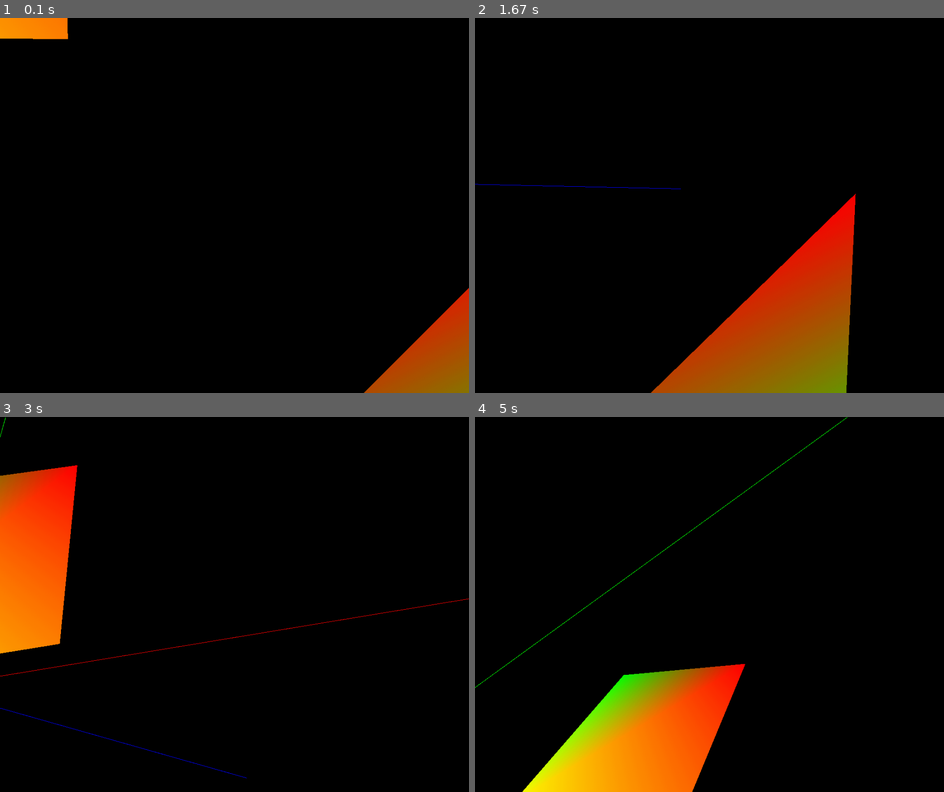
Above: before the commit, frames 1-4 (two rows, left to right).
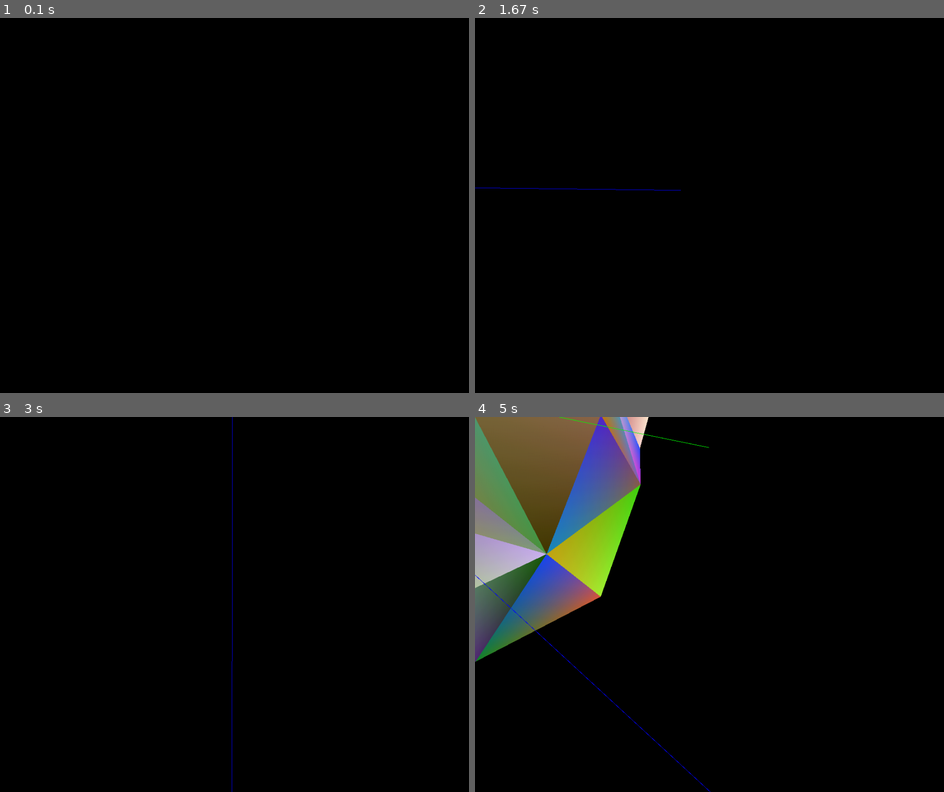
Above: after the commit, the same moments.

Repository: lanhyde/PyOpenGLTutorial
Game: pygame game, started from Engine2/ProjectionSample.py
Two runs of this game, one before a commit and one after it. Both use one fixed random seed, a clock stepped at 60 frames per second and the inputs below.
Inputs (mouse positions are in pixels of both pictures, inside the frame that each line leads up to):
- Up to frame 1 (0.1 s): no input
- Up to frame 2 (1.67 s): hold Right 0.33-0.8 s; move the mouse to (690, 220) at 0.37 s; hold Up 0.83-1.13 s; move the mouse to (859, 194) at 0.87 s; hold Right 1.17-1.63 s; move the mouse to (596, 209) at 1.2 s
- Up to frame 3 (3 s): hold Left 1.67-2.2 s; move the mouse to (89, 548) at 1.7 s; hold Down 2.23-2.53 s; move the mouse to (304, 473) at 2.27 s; hold Left 2.57-2.97 s; move the mouse to (290, 638) at 2.6 s
- Up to frame 4 (5 s): hold Up 3-3.37 s; move the mouse to (718, 477) at 3.03 s; hold Right 3.4-4.03 s; move the mouse to (540, 593) at 3.43 s; hold Down 4.07-4.43 s; move the mouse to (714, 645) at 4.1 s; hold Left 4.47-4.93 s; move the mouse to (695, 540) at 4.5 s; hold Right from 4.97 s (still down)

The runs differ from the first frame. In frame 1, 4.0% of the frame differs, in the area x 0-100%, y 0-100%; in frame 2, 11%; in frame 3, 7.6%; in frame 4, 28%, in the area x 0-80%, y 0-100%.

Commit message:
add trs transformation, projection matrix

Diff:
--- a/Engine2/ProjectionSample.py
+++ b/Engine2/ProjectionSample.py
@@ -5,6 +5,8 @@
 import numpy as np
 from glapp.Utils import *
 from glapp.Axes import *
+from glapp.Cube import *
+from glapp.LoadMesh import *
 
 vertex_shader = r'''
 #version 330 core
@@ -43,13 +45,16 @@
         self.square = None
         self.triangle = None
         self.axes = None
-
+        self.cube = None
+        self.monkey = None
     def initialize(self):
         self.program_id = create_program(vertex_shader, fragment_shader)
         self.square = Square(self.program_id, pygame.Vector3(-1, 1, 0))
         self.triangle = Triangle(self.program_id, pygame.Vector3(0.5, -0.5, 0))
         self.camera = Camera(self.program_id, self.screenSize.x, self.screenSize.y)
         self.axes = Axes(self.program_id, pygame.Vector3(0, 0, 0))
+        self.cube = Cube(self.program_id, pygame.Vector3(0, 0, 0))
+        self.monkey = LoadMesh("models/suzanne.obj", self.program_id, location=pygame.Vector3(0, 1, 0), scale=pygame.Vector3(3, 3, 3), rotation=Rotation(45, pygame.Vector3(1, 0, 1)))
         glEnable(GL_DEPTH_TEST)
 
     def camera_init(self):
@@ -60,7 +65,9 @@
         glUseProgram(self.program_id)
         self.camera.update()
         self.axes.draw()
-        self.square.draw()
-        self.triangle.draw()
+        # self.square.draw()
+        # self.triangle.draw()
+        # self.cube.draw()
+        self.monkey.draw()
 
 ProjectionSample().mainloop()
--- a/Engine2/glapp/Camera.py
+++ b/Engine2/glapp/Camera.py
@@ -54,5 +54,10 @@
         lookat.load()
 
     def rotate(self, yaw, pitch):
-        self.transformation = rotate(self.transformation, yaw, "y")
-        self.transformation = rotate(self.transformation, pitch, "x")
+        forward = pygame.Vector3(self.transformation[0, 2], self.transformation[1, 2], self.transformation[2, 2])
+        up = pygame.Vector3(0, 1, 0)
+        angle = forward.angle_to(up)
+
+        self.transformation = rotate(self.transformation, yaw, "y", False)
+        if angle < 170.0 and pitch > 0 or angle > 30.0 and pitch < 0:
+            self.transformation = rotate(self.transformation, pitch, "x")
--- /dev/null
+++ b/Engine2/glapp/Cube.py
@@ -0,0 +1,37 @@
+from .Mesh import *
+import numpy as np
+from .Utils import *
+from OpenGL.GL import *
+import pygame
+class Cube(Mesh):
+    def __init__(self, program_id, location):
+        coordinates = [(0.5, -0.5, 0.5),
+                    (-0.5, -0.5, 0.5),
+                    (0.5, 0.5, 0.5),
+                    (-0.5, 0.5, 0.5),
+                    (0.5, 0.5, -0.5),
+                    (-0.5, 0.5, -0.5),
+                    (0.5, -0.5, -0.5),
+                    (-0.5, -0.5, -0.5),
+                    (0.5, 0.5, 0.5),
+                    (-0.5, 0.5, 0.5),
+                    (0.5, 0.5, -0.5),
+                    (-0.5, 0.5, -0.5),
+                    (0.5, -0.5, -0.5),
+                    (0.5, -0.5, 0.5),
+                    (-0.5, -0.5, 0.5),
+                    (-0.5, -0.5, -0.5),
+                    (-0.5, -0.5, 0.5),
+                    (-0.5, 0.5, 0.5),
+                    (-0.5, 0.5, -0.5),
+                    (-0.5, -0.5, -0.5),
+                    (0.5, -0.5, -0.5),
+                    (0.5, 0.5, -0.5),
+                    (0.5, 0.5, 0.5),
+                    (0.5, -0.5, 0.5)
+                    ]
+        triangles = [0, 2, 3, 0, 3, 1, 8, 4, 5, 8, 5, 9, 10, 6, 7, 10, 7, 11, 12,
+                     13, 14, 12, 14, 15, 16, 17, 18, 16, 18, 19, 20, 21, 22, 20, 22, 23]
+        colors = np.random.uniform(low=0.0, high=1.0, size=(24, 3))
+        vertices = format_vertices(coordinates, triangles)
+        super().__init__(program_id, vertices, colors, GL_TRIANGLES, location)
--- /dev/null
+++ b/Engine2/glapp/LoadMesh.py
@@ -0,0 +1,36 @@
+import random
+from .Mesh import *
+import pygame
+
+from .Utils import format_vertices
+
+
+class LoadMesh(Mesh):
+    def __init__(self, filename, program_id, draw_type=GL_TRIANGLES, location=pygame.Vector3(0, 0, 0),
+                 rotation=Rotation(0, pygame.Vector3(0, 1, 0)),
+                 scale=pygame.Vector3(1, 1, 1)):
+        coordinates, triangles = self.load_drawing(filename)
+        vertices = format_vertices(coordinates, triangles)
+        colors = []
+        for i in range(len(vertices)):
+            colors.append(random.random())
+            colors.append(random.random())
+            colors.append(random.random())
+        super().__init__(program_id, vertices, colors, draw_type, location, rotation, scale)
+
+    def load_drawing(self, filename):
+        vertices = []
+        triangles = []
+        with open(filename) as fp:
+            line = fp.readline()
+            while line:
+                if line[:2] == 'v ':
+                    vx, vy, vz = [float(value) for value in line[2:].split()]
+                    vertices.append((vx, vy, vz))
+                if line[:2] == "f ":
+                    t1, t2, t3 = [value for value in line[2:].split()]
+                    triangles.append([int(value) for value in t1.split('/')][0] - 1)
+                    triangles.append([int(value) for value in t2.split('/')][0] - 1)
+                    triangles.append([int(value) for value in t3.split('/')][0] - 1)
+                line = fp.readline()
+        return vertices, triangles
--- a/Engine2/glapp/Mesh.py
+++ b/Engine2/glapp/Mesh.py
@@ -4,8 +4,11 @@
 from .Uniform import *
 import numpy as np
 from .Transformations import *
+
 class Mesh:
-    def __init__(self, program_id, vertices, vertex_colors, draw_type, translation=pygame.Vector3(0, 0, 0)):
+    def __init__(self, program_id, vertices, vertex_colors, draw_type, translation=pygame.Vector3(0, 0, 0),
+                 rotation=Rotation(0, pygame.Vector3(0, 1, 0)),
+                 scale=pygame.Vector3(1, 1, 1)):
         self.vertices = vertices
         self.draw_type = draw_type
         self.vao_ref = glGenVertexArrays(1)
@@ -15,6 +18,8 @@
         colors = GraphicsData("vec3", vertex_colors)
         colors.create_variable(program_id, "vertex_color")
         self.transformation_mat = identity_mat()
+        self.transformation_mat = scale3(self.transformation_mat, scale.x, scale.y, scale.z)
+        self.transformation_mat = rotateAround(self.transformation_mat, rotation.angle, rotation.axis)
         self.transformation_mat = translate(self.transformation_mat, translation.x, translation.y, translation.z)
         self.transformation = Uniform("mat4", self.transformation_mat)
         self.transformation.find_variable(program_id, "model_mat")
--- a/Engine2/glapp/Square.py
+++ b/Engine2/glapp/Square.py
@@ -1,5 +1,5 @@
 from .Mesh import *
-
+from OpenGL.GL import *
 class Square(Mesh):
     def __init__(self, program_id, location):
         vertices = [[0.5, 0.5, -1.0], [0.5, -0.5, -1.0], [-0.5, -0.5, -1.0], [-0.5, 0.5, -1.0]]
--- a/Engine2/glapp/Transformations.py
+++ b/Engine2/glapp/Transformations.py
@@ -1,5 +1,10 @@
 import numpy as np
 from math import *
+
+class Rotation:
+    def __init__(self, angle, axis):
+        self.angle = angle
+        self.axis = axis
 
 def identity_mat():
     return np.array([[1, 0, 0, 0], [0, 1, 0, 0], [0, 0, 1, 0], [0, 0, 0, 1]], np.float32)
@@ -28,6 +33,21 @@
     s = sin(radians(angle))
     return np.array([[c, -s, 0, 0], [s, c, 0, 0], [0, 0, 1, 0], [0, 0, 0, 1]], np.float32)
 
+def rotate_axis(angle, axis):
+    axis = axis.normalize()
+    c = cos(radians(angle))
+    s = sin(radians(angle))
+    ux = axis.x
+    uy = axis.y
+    uz = axis.z
+    ux2 = ux * ux
+    uy2 = uy * uy
+    uz2 = uz * uz
+    return np.array([[c + ux2 * (1 - c), ux * uy * (1 - c) - uz * s, ux * uz * (1 - c) + uy * s, 0],
+                     [uy * ux * (1 - c) + uz * s, c + uy2 * (1 - c), uy * uz * (1 - c) - ux * s, 0],
+                     [ux * uz * (1 - c) - uy * s, uz * uy * (1 - c) + ux * s, c + ux2 * (1 - c), 0],
+                     [0, 0, 0, 1]], np.float32)
+
 def translate(matrix, x, y, z):
     trans = translate_mat(x, y, z)
     return matrix @ trans
@@ -40,7 +60,7 @@
     sc = scale_mat3(x, y, z)
     return matrix @ sc
 
-def rotate(matrix, angle, axis):
+def rotate(matrix, angle, axis, local = True):
     rot = identity_mat()
     if axis.lower() == "x":
         rot = rotate_x_mat(angle)
@@ -48,4 +68,14 @@
         rot = rotate_y_mat(angle)
     elif axis.lower() == "z":
         rot = rotate_z_mat(angle)
-    return matrix @ rot
+    if local:
+        return matrix @ rot
+    else:
+        return rot @ matrix
+
+def rotateAround(matrix, angle, axis, local = True):
+    rot = rotate_axis(angle, axis)
+    if local:
+        return matrix @ rot
+    else:
+        return rot @ matrix
--- a/Engine2/glapp/Utils.py
+++ b/Engine2/glapp/Utils.py
@@ -1,4 +1,12 @@
 from OpenGL.GL import *
+import numpy as np
+def format_vertices(coordinates, triangles):
+    allTriangles = []
+    for t in range(0, len(triangles), 3):
+        allTriangles.append(coordinates[triangles[t]])
+        allTriangles.append(coordinates[triangles[t + 1]])
+        allTriangles.append(coordinates[triangles[t + 2]])
+    return np.array(allTriangles, np.float32)
 
 def compile_shader(shader_type, shader_source):
     shader_id = glCreateShader(shader_type)
--- a/Engine2/glapp/pyOGLapp.py
+++ b/Engine2/glapp/pyOGLapp.py
@@ -12,7 +12,9 @@
         pygame.init()
         pygame.display.gl_set_attribute(pygame.GL_MULTISAMPLEBUFFERS, 1)
         pygame.display.gl_set_attribute(pygame.GL_MULTISAMPLESAMPLES, 4)
+        # this line may cause issues on Windows, set it on Mac only
         pygame.display.gl_set_attribute(pygame.GL_CONTEXT_PROFILE_MASK, pygame.GL_CONTEXT_PROFILE_CORE)
+        pygame.display.gl_set_attribute(pygame.GL_DEPTH_SIZE, 32)
         self.screen = pygame.display.set_mode((screenSize.x, screenSize.y), DOUBLEBUF | OPENGL)
         pygame.display.set_caption('OpenGL in Python')
         self.camera = None
Not shown, added: Engine2/models/suzanne.mtl
Not shown, added: Engine2/models/suzanne.obj
